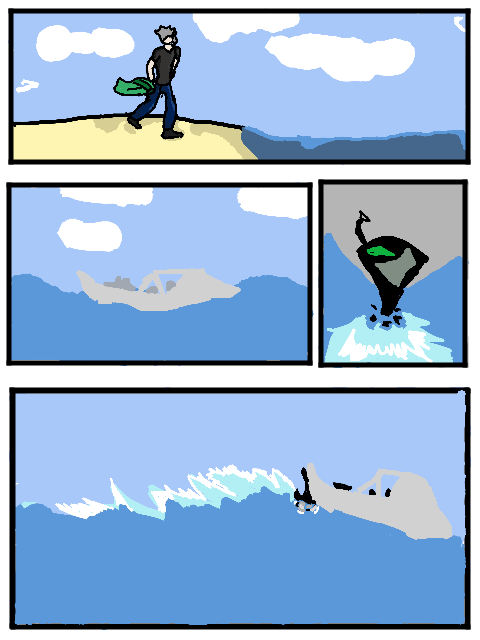
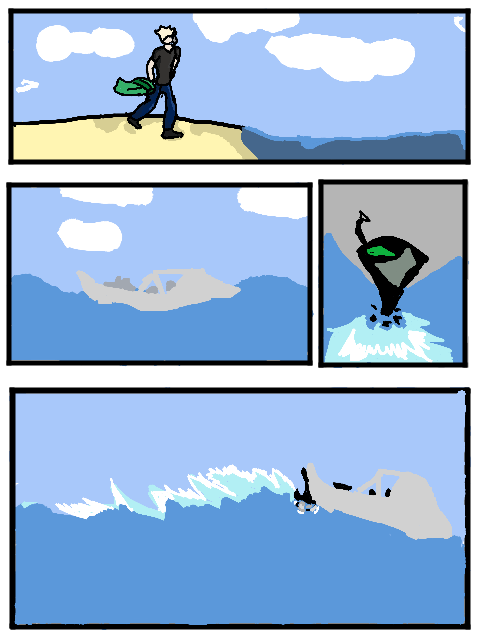
Layer changes from the first 480 × 640 image to the second:
painted on "molduras" over [157, 28, 173, 40]
painted on "Pintar camada 9" over [157, 28, 173, 40]
painted on "Pintar camada 5" over [157, 28, 173, 40]
painted on "Pintar camada 7" over [157, 28, 173, 40]
